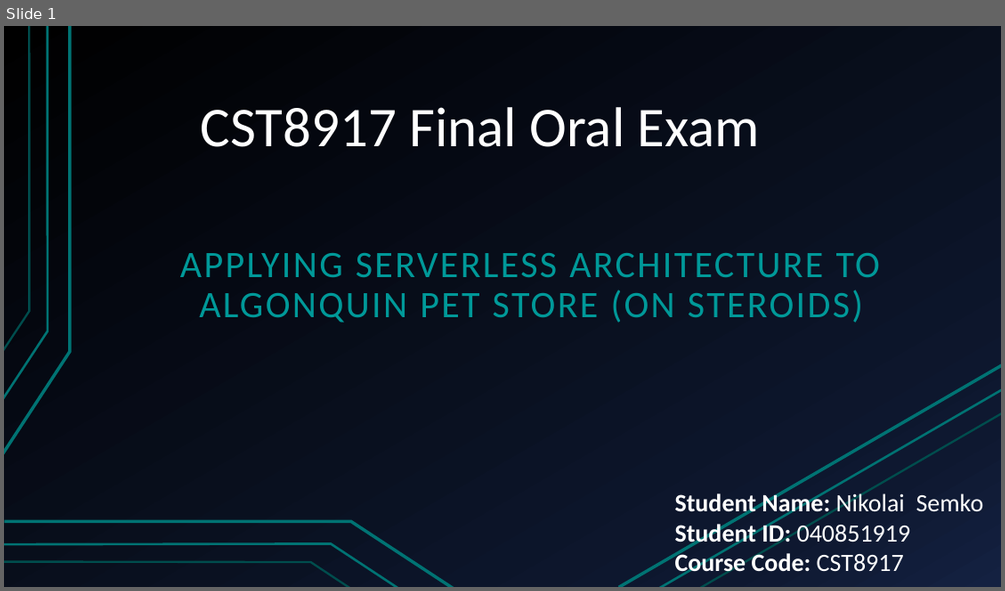
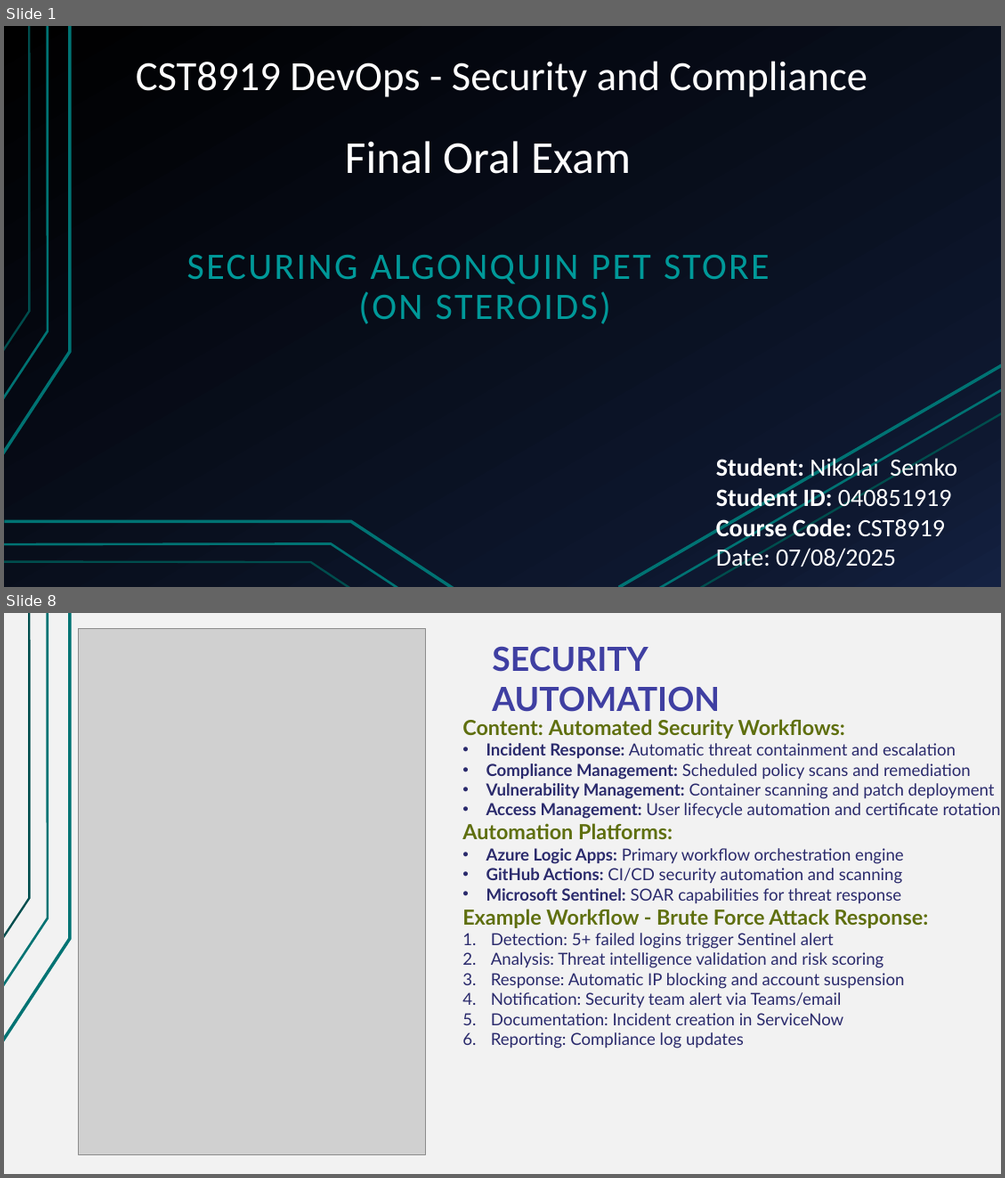
Before and after one commit to Nikolai-Semko/CST8919_Final_Oral_Exam, a slide deck: CST8919_Final_Oral_Exam_Presentation.pptx. Shown one above the other, each under a label of ours: slide 1 before the commit, slides 1 and 8 after it; the slides between them are not shown. The pictures are 1005x591 and 1005x1178 pixels, drawn with LibreOffice and Linux fonts; fonts in the diff are those of the drawing; grey boxes stand for pictures. Boxes give left, top, right and bottom in pixels: in the first picture for what was removed or moved away, otherwise in the second. Text is boxed around its words. In the diff, an @@ line names an element or a change of style, - is before the commit and + after.

```diff
--- a/CST8919_Final_Oral_Exam_Presentation.pptx
+++ b/CST8919_Final_Oral_Exam_Presentation.pptx
@@ slide 8 added at (x1=4, y1=613, x2=1001, y2=1174), background #F2F2F2; not listed: 3 template elements that a slide beside it also shows @@
@@ picture added at (x1=79, y1=629, x2=427, y2=1154) @@
@@ text added at (x1=492, y1=646, x2=720, y2=712), 32 pt, text #3F3FA2, bold @@
+SECURITY AUTOMATION
@@ text added at (x1=462, y1=719, x2=1001, y2=1048), 16 pt, text #2A2A6C @@
+Content: Automated Security Workflows:
+• Incident Response: Automatic threat containment and escalation
+• Compliance Management: Scheduled policy scans and remediation
+• Vulnerability Management: Container scanning and patch deployment
+• Access Management: User lifecycle automation and certificate rotation
+Automation Platforms:
+• Azure Logic Apps: Primary workflow orchestration engine
+• GitHub Actions: CI/CD security automation and scanning
+• Microsoft Sentinel: SOAR capabilities for threat response
+Example Workflow - Brute Force Attack Response:
+1. Detection: 5+ failed logins trigger Sentinel alert
+2. Analysis: Threat intelligence validation and risk scoring
+3. Response: Automatic IP blocking and account suspension
+4. Notification: Security team alert via Teams/email
+5. Documentation: Incident creation in ServiceNow
+6. Reporting: Compliance log updates
@@ slide 1 changed as well @@
@@ title added at (x1=136, y1=61, x2=867, y2=97), 40 pt, text #FFFFFF @@
+CST8919 DevOps - Security and Compliance
@@ text "Final Oral Exam" at (x1=345, y1=141, x2=631, y2=174): vertical alignment bottom to top @@
@@ text at (x1=345, y1=141, x2=631, y2=174): text changed; size 54 to 44 pt @@
-CST8917 Final Oral Exam
+Final Oral Exam
@@ subtitle at (x1=187, y1=255, x2=769, y2=324): text changed @@
-APPLYING SERVERLESS ARCHITECTURE TO ALGONQUIN PET STORE (ON STEROIDS)
+SECURING ALGONQUIN PET STORE
+(ON STEROIDS)
@@ text at (x1=716, y1=455, x2=957, y2=572): text changed; bold off @@
-Student Name: Nikolai Semko
-Student ID: 040851919
-Course Code: CST8917
+Student: Nikolai Semko
+Student ID: 040851919
+Course Code: CST8919
+Date: 07/08/2025
```
Also in this commit, not shown: 8 other slides added, 10 slides removed, 1 other file.
